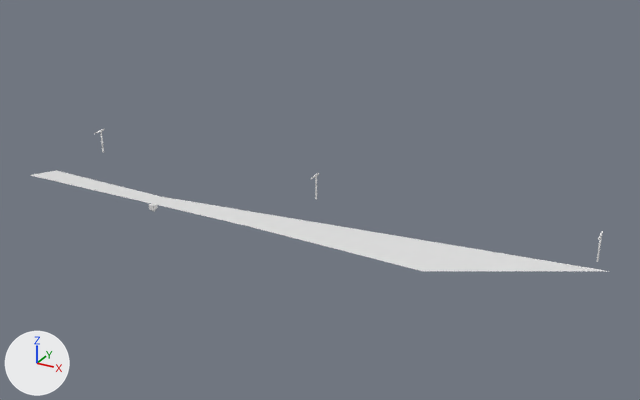
Two versions of the OBJ model public/res/models/leveltwo.obj, one commit apart.
Both versions are drawn from a 50 mm camera at (33.8, -42.1, 25.8) aimed at (6.6, 7.3, 1.1). Arrows for +X, +Y and +Z are at lower left; the lights stay in place. Where no turn or scale is listed for an object, it has been applied to the vertices.

The first picture shows 'path_Plane.002'.
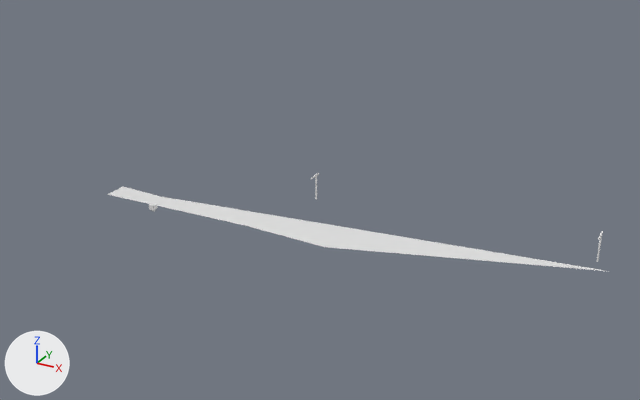
Changed parts and their boxes (x1, y1, x2, y2) in the pictures (640 x 400 px; the box of a moved part takes in the faces that stretch with it):
'path_Plane.002', reshaped (13% narrower, 17% shorter): before (31, 170, 605, 271); after (107, 187, 605, 271)
part 1 of me_path_plane_002, moved or reshaped: before (31, 170, 242, 225); after (107, 187, 242, 225)
part 2 of me_path_plane_002, moved or reshaped: (216, 215, 605, 271) in both

The change in detail:
me_path_plane_002 has 6 vertices, 4 faces and spans x -16.6..26.2, y 2.9..8.6, z 0.0.
me_path_plane_002 is used by ob_path_plane_002; location (0.0, 0.0, 0.0).
Part 1, on me_path_plane_002:
Vertex 4 of me_path_plane_002 moves from (-15.5, 4.6, 0.0) at pixel (56, 170) to (-8.8, 4.6, 0.0) at pixel (122, 186).
Vertex 5 of me_path_plane_002 moves from (-16.6, 2.9, 0.0) at pixel (29, 175) to (-8.7, 2.9, 0.0) at pixel (107, 194).
Part 2, on me_path_plane_002:
Vertex 1 of me_path_plane_002 moves from (16.1, 3.0, 0.0) at pixel (422, 271) to (9.3, 3.0, 0.0) at pixel (324, 247).
